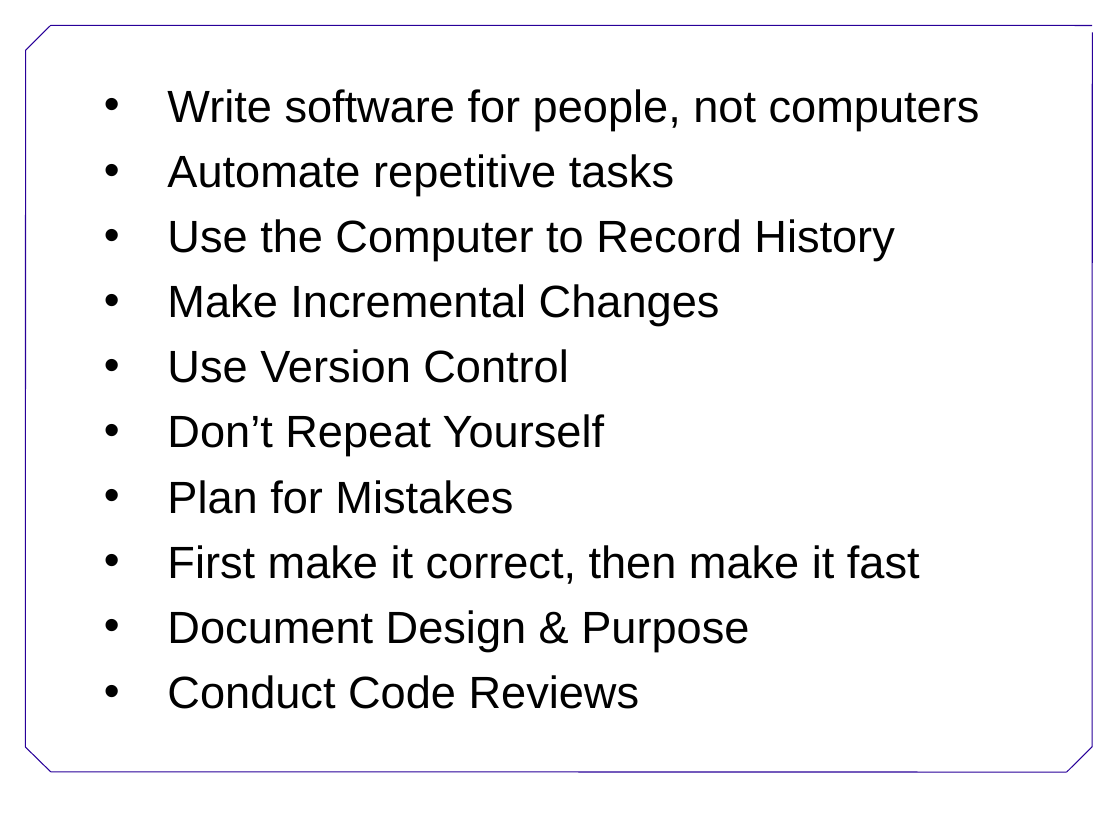
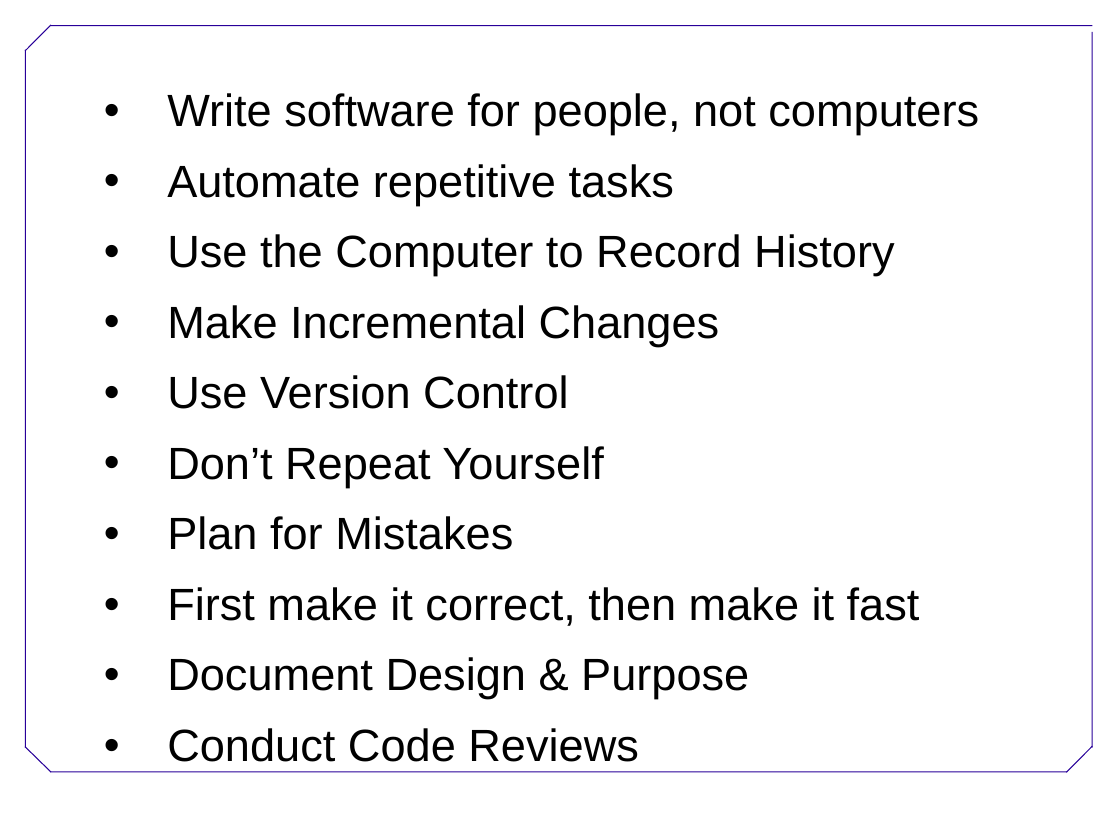
Before and after one commit to swcarpentry/DEPRECATED-boot-camps, a slide deck: slide 10 of BestPractices.ppt. Drawn at 1120x840 pixels with LibreOffice and Linux fonts; fonts in the diff are those of the drawing; background and template pictures are left out. Boxes give left, top, right and bottom in pixels: in the first picture for what was removed or moved away, otherwise in the second. Text is boxed around its words. In the diff, an @@ line names an element or a change of style, - is before the commit and + after.

```diff
--- a/BestPractices.ppt
+++ b/BestPractices.ppt
@@ text "Write software for people, not ..." at <box>167,93,979,699</box>: indent changed; line spacing 0.83 to 0.93 @@
```
Also in this commit, not shown: 9 other slides changed, 1 other file.
